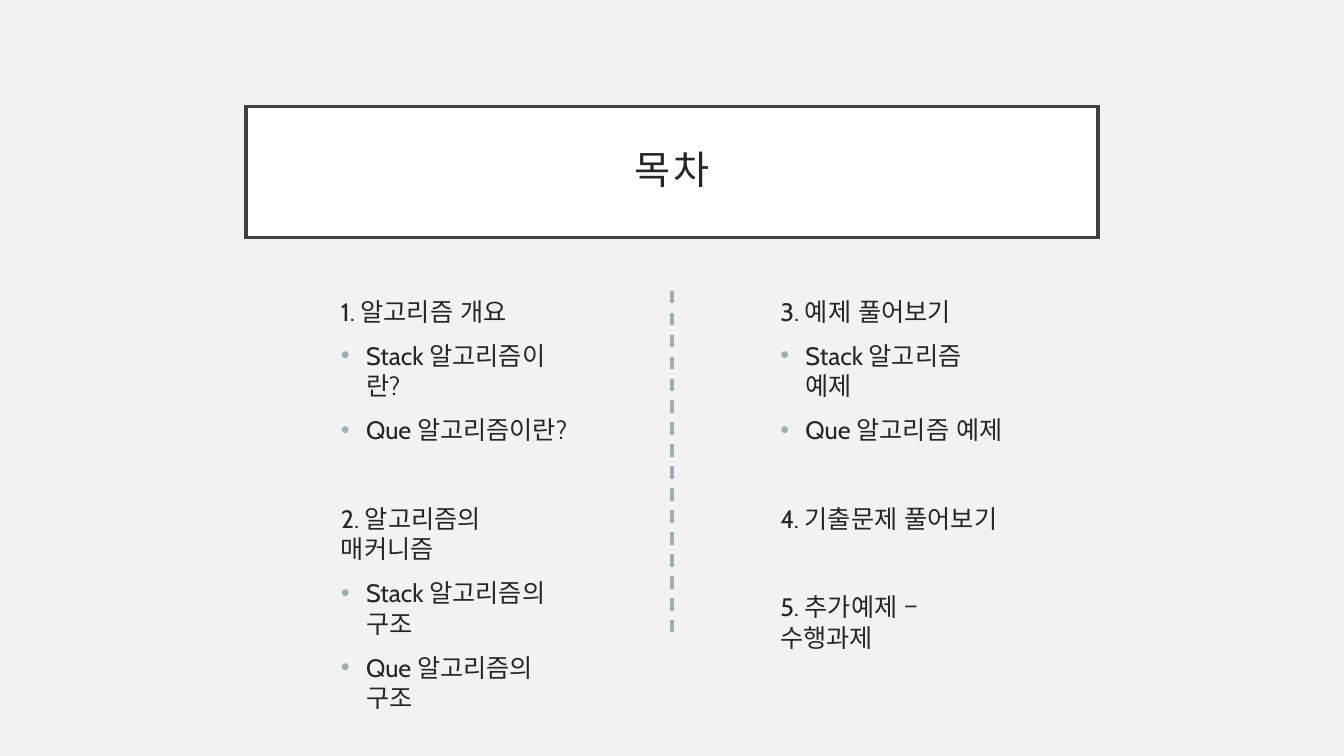
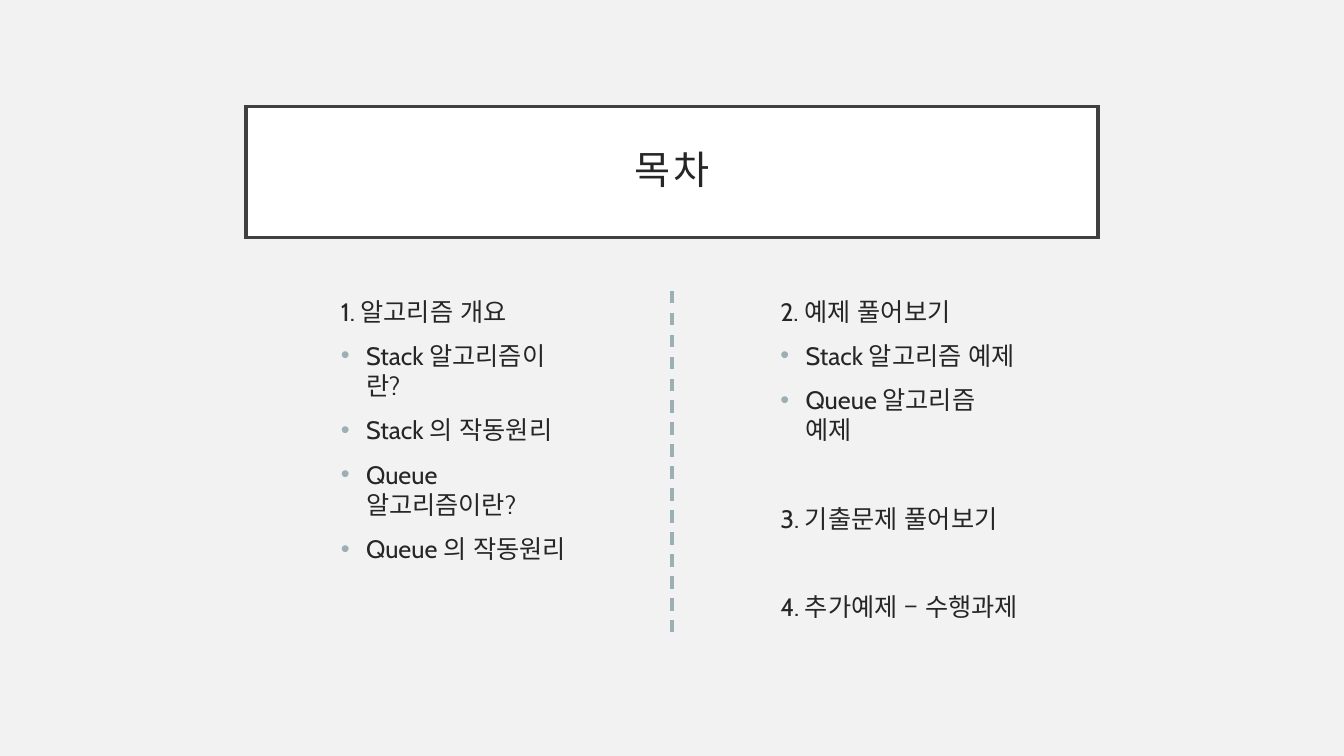
Before and after one commit to drhee0919/Rhee, a slide deck: slide 2 of 1. Stack & Queue.pptx. Drawn at 1344x756 pixels with LibreOffice and Linux fonts; fonts in the diff are those of the drawing. Boxes give left, top, right and bottom in pixels: in the first picture for what was removed or moved away, otherwise in the second. Text is boxed around its words. In the diff, an @@ line names an element or a change of style, - is before the commit and + after.

```diff
--- a/1. Stack & Queue.pptx
+++ b/1. Stack & Queue.pptx
@@ text at [780, 300, 951, 323]: text changed @@
-3. 예제 풀어보기
+2. 예제 풀어보기
@@ text at [780, 388, 1018, 618]: text changed @@
-• Que 알고리즘 예제
-4. 기출문제 풀어보기
-5. 추가예제 – 수행과제
+• Queue 알고리즘 예제
+3. 기출문제 풀어보기
+4. 추가예제 – 수행과제
@@ text at [366, 418, 566, 560]: text changed @@
-• Que 알고리즘이란?
-2. 알고리즘의 매커니즘
-• Stack 알고리즘의 구조
-• Que 알고리즘의 구조
+• Stack 의 작동원리
+• Queue 알고리즘이란?
+• Queue 의 작동원리
```
Also in this commit, not shown: 13 other slides changed, 8 slides added, 12 other files.
